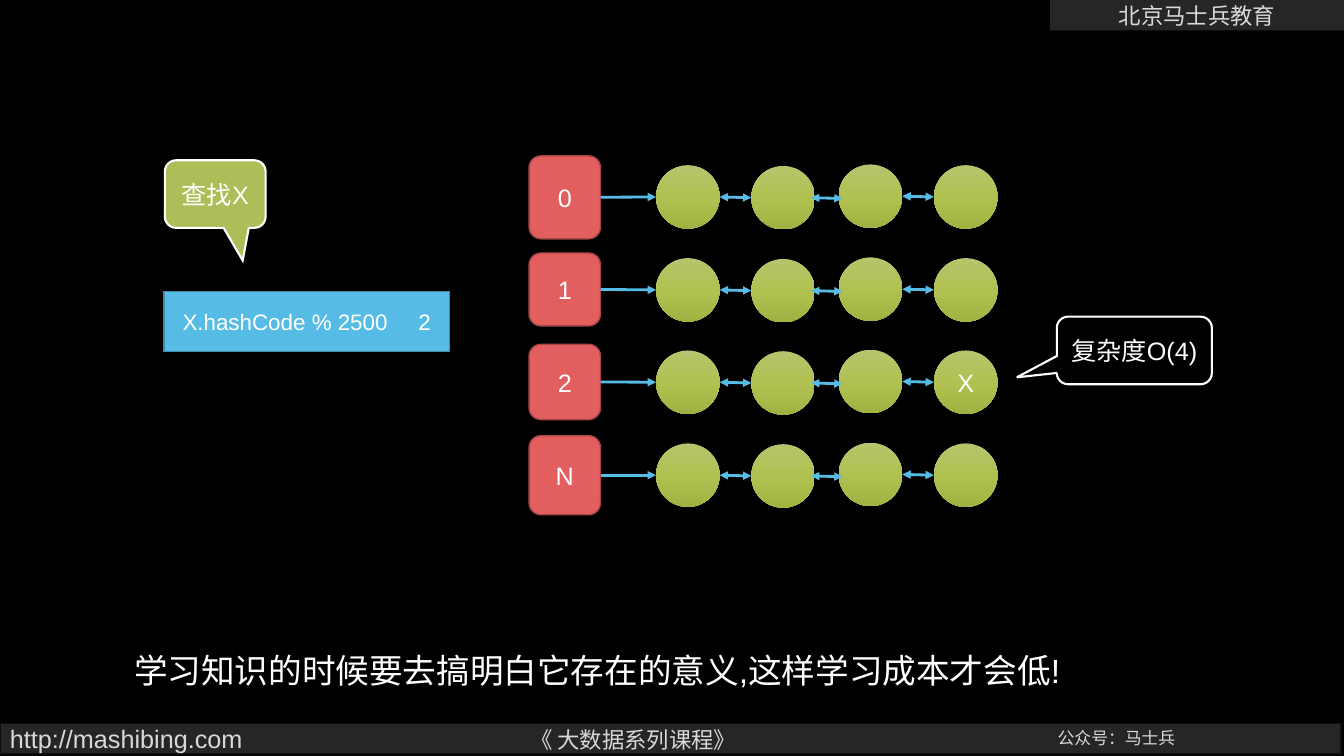
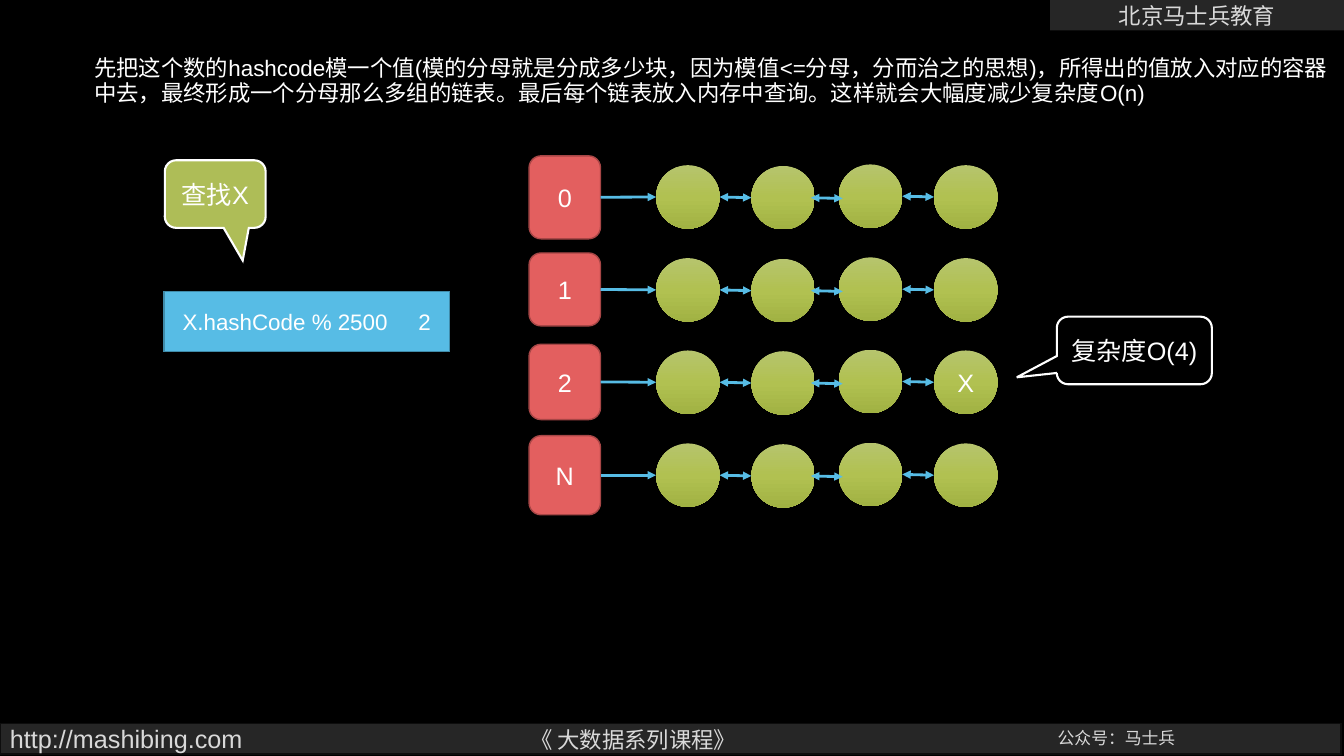
Before and after one commit to wangxin66666/BigDataArchitect-master, a slide deck: slide 5 of bigdata-hadoop/ppt/01大数据启蒙.pptx. Drawn at 1344x756 pixels with LibreOffice and Linux fonts; fonts in the diff are those of the drawing; background and template pictures are left out. Boxes give left, top, right and bottom in pixels: in the first picture for what was removed or moved away, otherwise in the second. Text is boxed around its words. In the diff, an @@ line names an element or a change of style, - is before the commit and + after.

```diff
--- a/bigdata-hadoop/ppt/01大数据启蒙.pptx
+++ b/bigdata-hadoop/ppt/01大数据启蒙.pptx
@@ text at bbox=[94, 57, 1327, 106]: text changed; size 24 to 16 pt @@
-学习知识的时候要去搞明白它存在的意义,这样学习成本才会低!
+先把这个数的hashcode模一个值(模的分母就是分成多少块，因为模值<=分母，分而治之的思想)，所得出的值放入对应的容器
+中去，最终形成一个分母那么多组的链表。最后每个链表放入内存中查询。这样就会大幅度减少复杂度O(n)
```
Also in this commit, not shown: 5 other slides changed, 3 other files.
